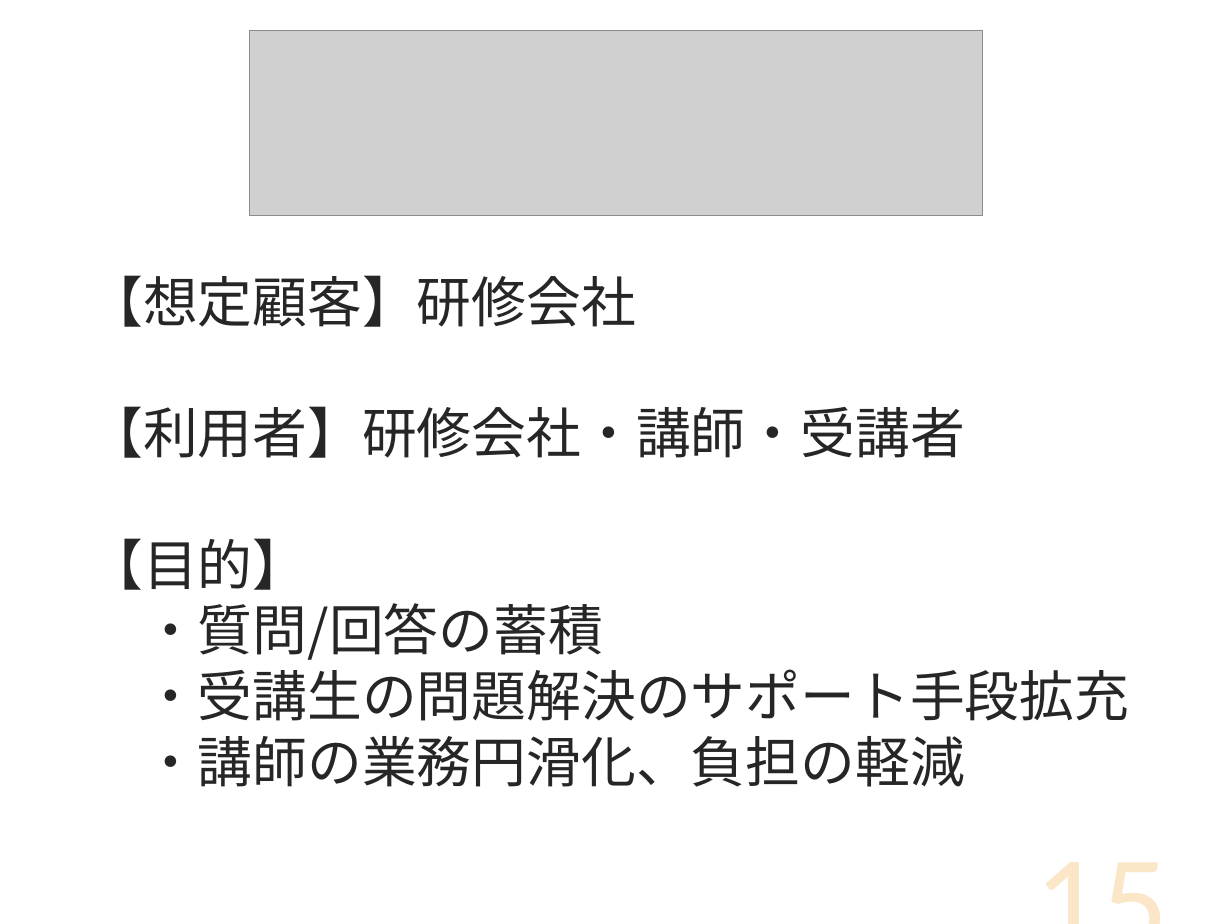
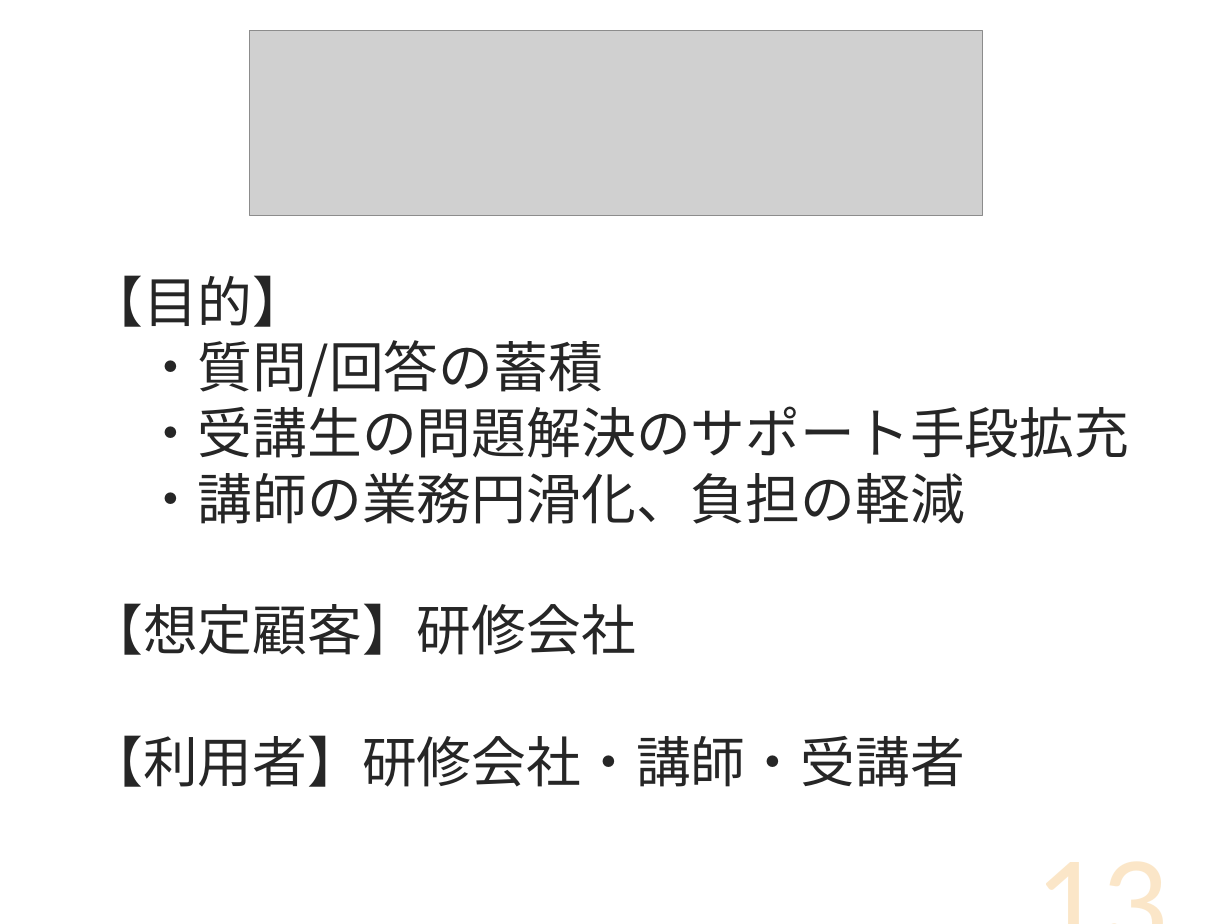
Before and after one commit to DOJO-2021/D-2, a slide deck: slide 13 of documents/プレゼン/Knowledge Holder_清書版.pptx (slide 15 before the commit). Drawn at 1232x924 pixels with LibreOffice and Linux fonts; fonts in the diff are those of the drawing; grey boxes stand for pictures. Boxes give left, top, right and bottom in pixels: in the first picture for what was removed or moved away, otherwise in the second. Text is boxed around its words. In the diff, an @@ line names an element or a change of style, - is before the commit and + after.

```diff
--- a/documents/プレゼン/Knowledge Holder_清書版.pptx
+++ b/documents/プレゼン/Knowledge Holder_清書版.pptx
@@ text at (x1=88, y1=275, x2=964, y2=458): paragraphs removed @@
-【想定顧客】研修会社
-【利用者】研修会社・講師・受講者
@@ text at (x1=88, y1=603, x2=964, y2=787): paragraphs added @@
+【想定顧客】研修会社
+【利用者】研修会社・講師・受講者
@@ page number at (x1=886, y1=792, x2=1181, y2=924): text changed @@
-15
+13
```
Also in this commit, not shown: 10 other slides changed, 2 slides removed.
